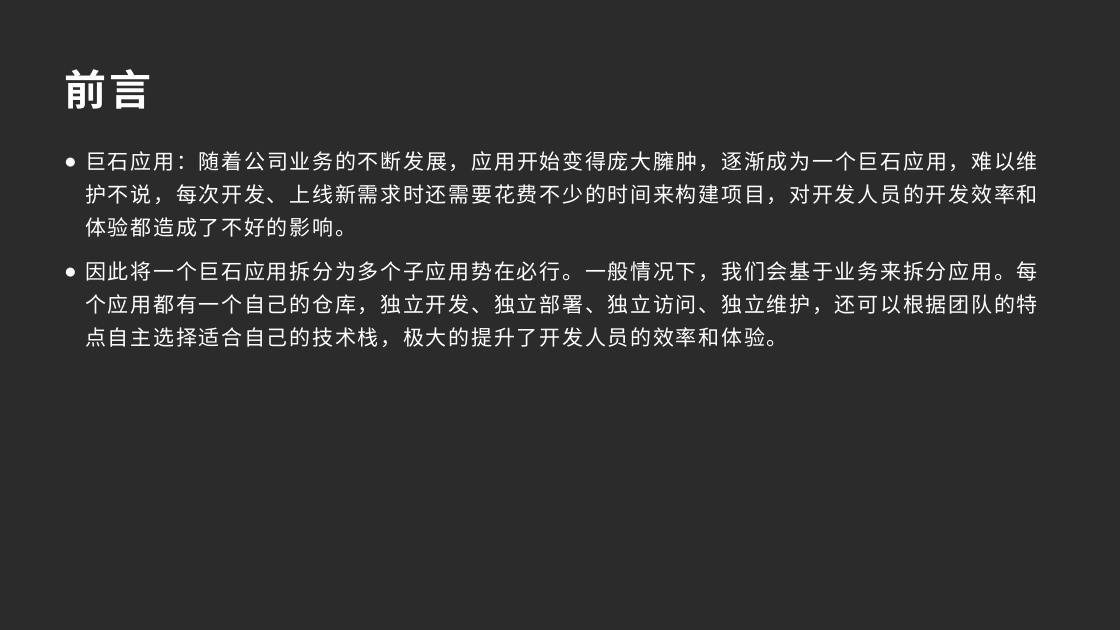
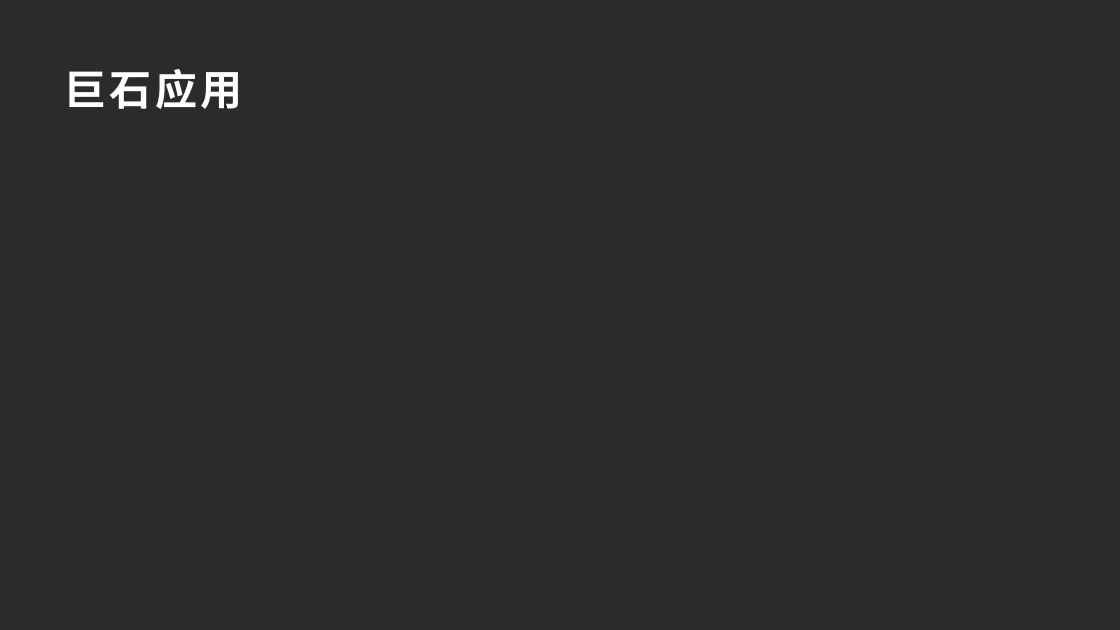
Before and after one commit to 549032340/my-note, a slide deck: slide 3 of MicroFrontends/MicroFrontEnds.pptx (slide 2 before the commit). Drawn at 1120x630 pixels with LibreOffice and Linux fonts; fonts in the diff are those of the drawing; background and template pictures are left out; a plain dark background stands for a picture behind light text. Boxes give left, top, right and bottom in pixels: in the first picture for what was removed or moved away, otherwise in the second. Text is boxed around its words. In the diff, an @@ line names an element or a change of style, - is before the commit and + after.

```diff
--- a/MicroFrontends/MicroFrontEnds.pptx
+++ b/MicroFrontends/MicroFrontEnds.pptx
@@ title at (64, 69, 242, 109): text changed @@
-前言
+巨石应用
@@ text removed at (85, 151, 1038, 347) @@
-● 巨石应用：随着公司业务的不断发展，应用开始变得庞大臃肿，逐渐成为一个巨石应用，难以维护不说，每次开发、上线新需求时还需要花费不少的时间来构建项目，对开发人员的开发效率和体验都造成了不好的影响。
-● 因此将一个巨石应用拆分为多个子应用势在必行。一般情况下，我们会基于业务来拆分应用。每个应用都有一个自己的仓库，独立开发、独立部署、独立访问、独立维护，还可以根据团队的特点自主选择适合自己的技术栈，极大的提升了开发人员的效率和体验。
```
Also in this commit, not shown: 1 other file.
